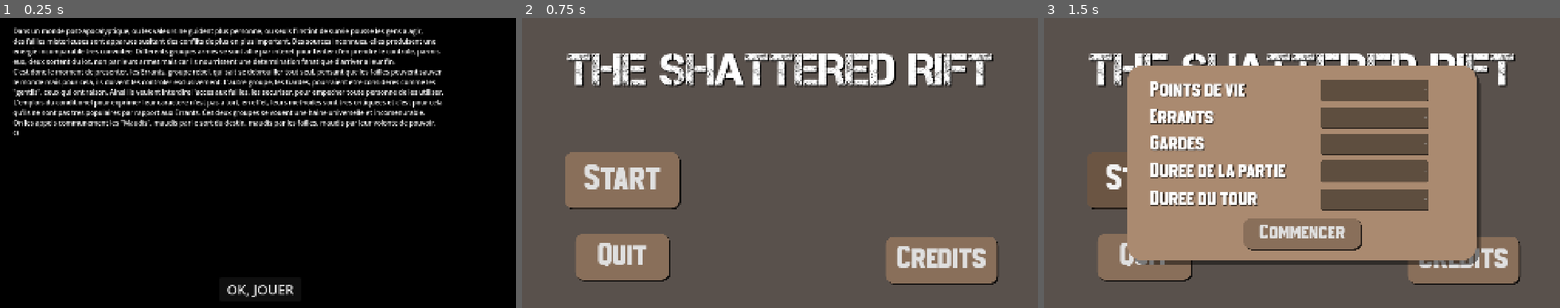
Above: before the commit, frames 1-3 (left to right).
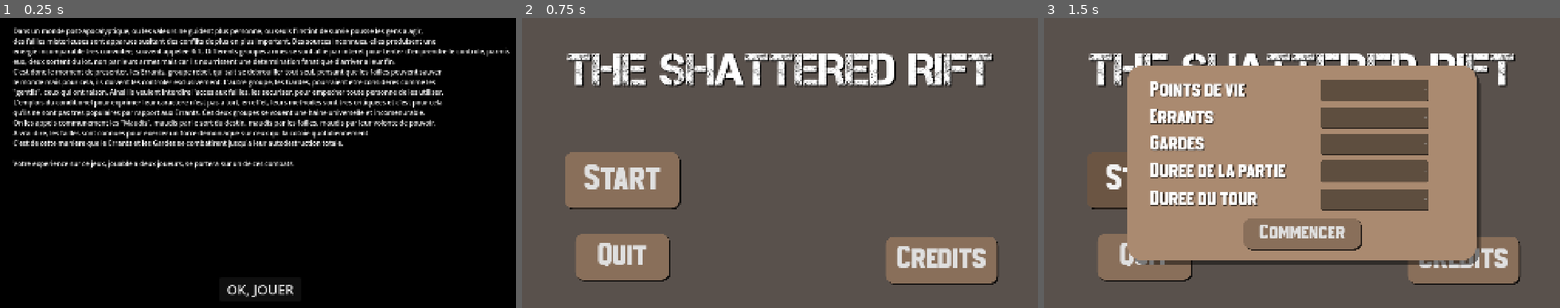
Above: after the commit, the same moments.

Repository: t0qen/baudo-game-jam-autumn
Game: Godot game, scene res://scenes/intro.tscn
Two runs of this game, one before a commit and one after it. Both use one fixed random seed, a clock stepped at 60 frames per second and the inputs below. The engine's default icon, where the game draws it, is replaced by a stand-in: a white triangle on a blue panel in a dark square. Sound files missing from this copy of the repository are replaced by a short silence.
Inputs:
- Up to frame 1 (0.25 s): no input
- Up to frame 2 (0.75 s): click "OK, JOUER" at 0.5 s
- Up to frame 3 (1.5 s): click "Start" at 1.25 s

The runs differ from the first frame. In frame 1, 3.2% of the frame differs, in the area x 2-99%, y 10-53%; in frame 2, nothing differs; in frame 3, nothing differs.

Commit message:
Update intro.tscn

Diff:
--- a/scenes/intro.tscn
+++ b/scenes/intro.tscn
@@ -40,7 +40,7 @@
 offset_bottom = 950.0
 text = "Dans un monde post-apocalyptique, ou les valeurs ne guident plus personne, ou seuls l'instint de survie pousse les gens a agir,
 des failles misterieuses sont apparues susitant des conflits de plus en plus important. Des sources inconnues, elles produisent une
-energie incomparable tres convoitee. Differents groupes armes se sont allie par interet pour tenter d'en prendre le controle, parmis
+energie incomparable tres convoitee, souvent appelee Rift. Differents groupes armes se sont allie par interet pour tenter d'en prendre le controle, parmis
 eux, deux sortent du lot, non par leurs armes mais car ils nourrissent une determination fanatique d'arriver a leur fin.
 C'est donc le moment de presenter, les Errants, groupe rebel, qui sait se debrouiller tout seul, pensant que les failles peuvent sauver
 le monde mais pour cela, ils doivent les controler esclusivement. L'autre groupe, les Gardes, pourraient etre consideres comme les
@@ -48,7 +48,10 @@
 L'emplois du conditionel pour exprimer leur caractere n'est pas a tort, en effet, leurs methodes sont tres critiquees et c'est pour cela
 qu'ils ne sont pas tres populaires par rapport aux Errants. Ces deux groupes se vouent une haine universelle et incomenurable.
 On les appels communement les \"Maudis\", maudis par le sort du destin, maudis par les failles, maudis par leur volonte de pouvoir.
-O"
+A vrai dire, les failles sont connues pour exercer un force demoniaque sur ceux qui la cotoie quotidiennement.
+C'est de cette maniere que le Errants et les Gardes se combatirent jusqu'a leur autodestruction totale.
+
+Votre experience sur ce jeux, jouable a deux joueurs, se portera sur un de ces combats."
 label_settings = SubResource("LabelSettings_ioskq")
 
 [connection signal="pressed" from="Button" to="." method="_on_button_pressed"]
